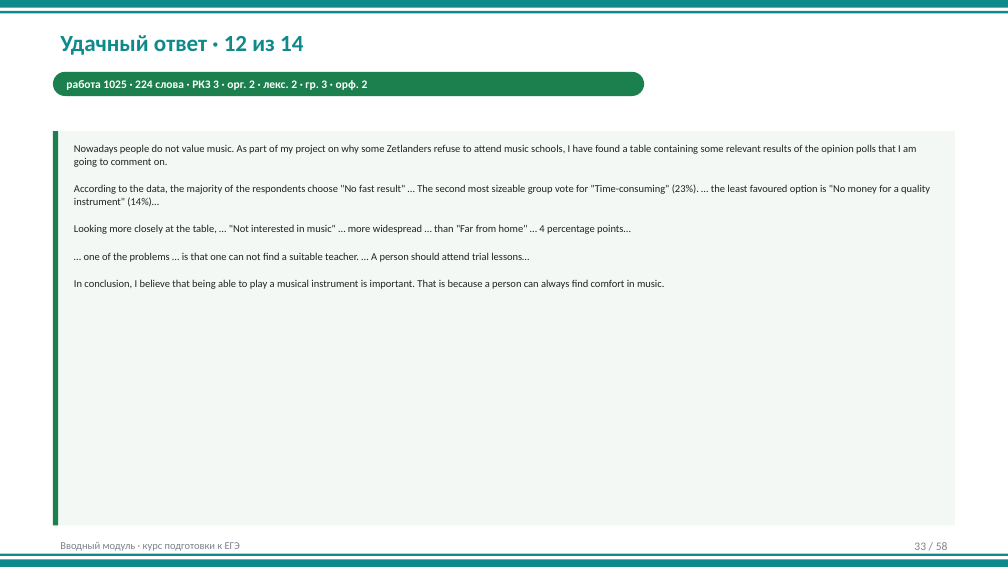
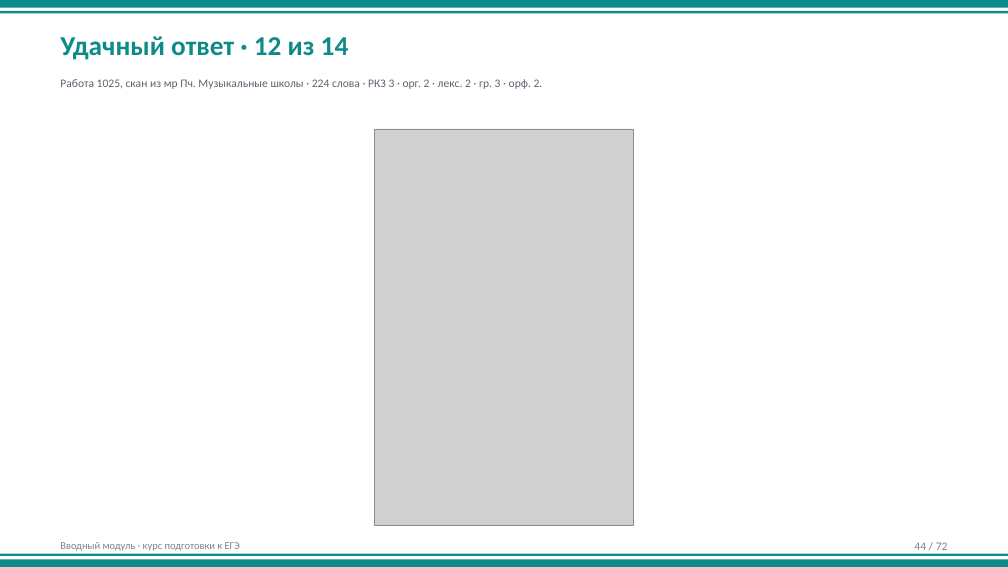
Before and after one commit to munlightshadow/music, a slide deck: slide 44 of ege-english-course/03-curriculum/intro-student/вводный-модуль.pptx (slide 33 before the commit). Drawn at 1008x567 pixels with LibreOffice and Linux fonts; fonts in the diff are those of the drawing; grey boxes stand for pictures. Boxes give left, top, right and bottom in pixels: in the first picture for what was removed or moved away, otherwise in the second. Text is boxed around its words. In the diff, an @@ line names an element or a change of style, - is before the commit and + after.

```diff
--- a/ege-english-course/03-curriculum/intro-student/вводный-модуль.pptx
+++ b/ege-english-course/03-curriculum/intro-student/вводный-модуль.pptx
@@ text "Удачный ответ · 12 из ..." at (60, 36, 349, 60): size 22 to 26 pt @@
@@ text "Работа 1025, скан из мр ..." at (60, 79, 543, 89): vertical alignment middle to top @@
@@ rounded rectangle removed at (53, 72, 644, 96) @@
@@ text at (60, 79, 543, 89): text changed; text colour #FFFFFF to #5C6570; bold off @@
-работа 1025 · 224 слова · РКЗ 3 · орг. 2 · лекс. 2 · гр. 3 · орф. 2
+Работа 1025, скан из мр Пч. Музыкальные школы · 224 слова · РКЗ 3 · орг. 2 · лекс. 2 · гр. 3 · орф. 2.
@@ rectangle removed at (53, 131, 955, 526) @@
@@ rectangle removed at (53, 131, 58, 526) @@
@@ text removed at (74, 144, 930, 289) @@
-Nowadays people do not value music. As part of my project on why some Zetlanders refuse to attend music schools, I have found a table containing some relevant results of the opinion polls that I am going to comment on.
-According to the data, the majority of the respondents choose "No fast result" … The second most sizeable group vote for "Time-consuming" (23%). … the least favoured option is "No money for a quality instrument" (14%)…
-Looking more closely at the table, … "Not interested in music" … more widespread … than "Far from home" … 4 percentage points…
-… one of the problems … is that one can not find a suitable teacher. … A person should attend trial lessons…
-In conclusion, I believe that being able to play a musical instrument is important. That is because a person can always find comfort in music.
@@ picture added at (374, 129, 634, 526) @@
@@ text at (914, 542, 948, 550): text changed @@
-33 / 58
+44 / 72
```
Also in this commit, not shown: 51 other slides changed, 20 slides added, 6 slides removed, 38 other files.
